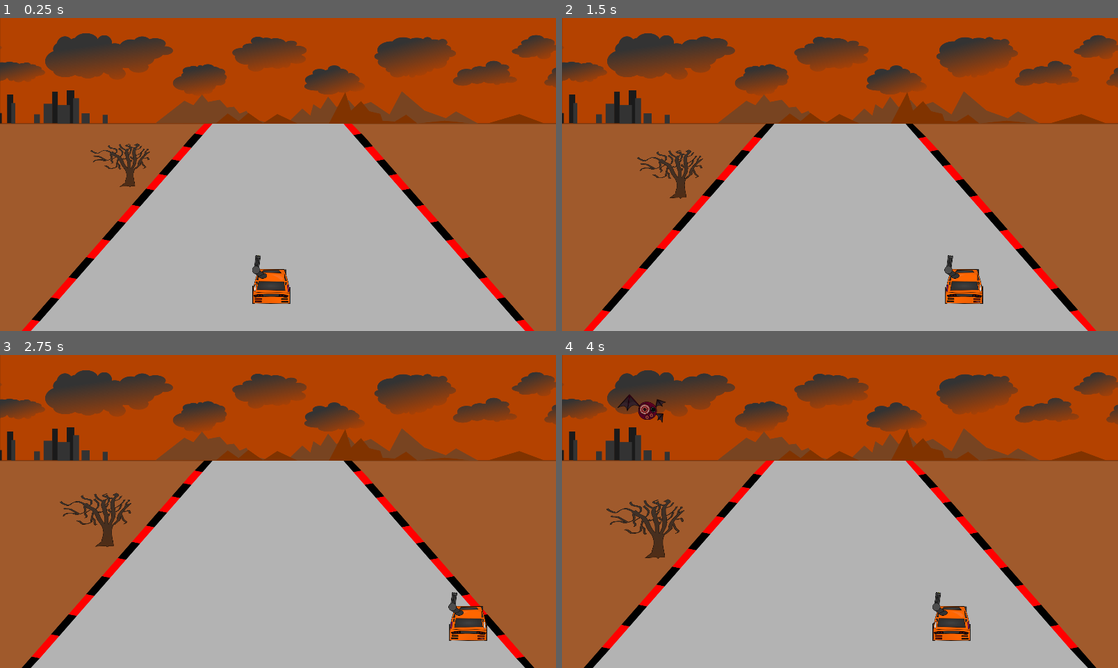
Above: before the commit, frames 1-4 (two rows, left to right).
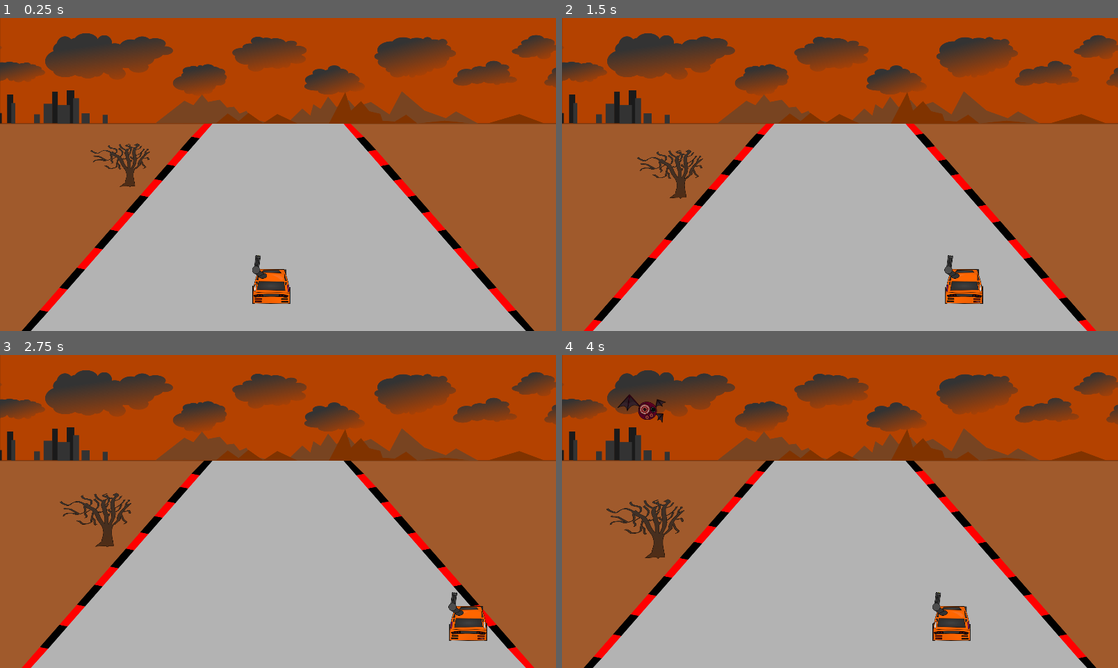
Above: after the commit, the same moments.

Repository: adambraude/LD47
Game: Godot game, scene res://Main.tscn
The game is run twice, just before and just after one commit, with the same random seed, the same clock (stepped at 60 frames per second) and the same inputs.
Inputs:
- Up to frame 1 (0.25 s): no input
- Up to frame 2 (1.5 s): hold Right (ui_right) 0.53-1.28 s; hold Down (ui_down) from 1.28 s (still down)
- Up to frame 3 (2.75 s): release Down (ui_down) at 2.03 s; hold Right (ui_right) from 2.03 s (still down)
- Up to frame 4 (4 s): release Right (ui_right) at 2.78 s; hold Up (ui_up) 2.78-3.53 s; hold Left (ui_left) from 3.53 s (still down)

The runs differ from the first frame. In frame 1, 1.1% of the frame differs, in the area x 3-97%, y 33-100%; in frame 2, 1.4%; in frame 3, 1.1%; in frame 4, 1.4%, in the area x 5-95%, y 33-100%.

Commit message:
Moved all enemy spawn logic into EnemySpawn. Main no longer references enemies

Diff:
--- a/EnemySpawner.gd
+++ b/EnemySpawner.gd
@@ -1,5 +1,6 @@
 extends Node
 
+export (PackedScene) var BatEnemy
 
 # Declare member variables here. Examples:
 var SPAWNXLEFT = 225
@@ -18,6 +19,10 @@
 func _ready():
 	pass # Replace with function body.
 
+# Handles spawning in enemies on what time
+func run():
+	pass
+
 func getSpawn():
 	# Find a spawning location that is allowed by the bat
 	spawn.x = (randf()*spawnWidth + SPAWNXLEFT)
@@ -27,3 +32,20 @@
 # Called every frame. 'delta' is the elapsed time since the previous frame.
 #func _process(delta):
 #	pass
+
+
+func _on_StartTimer_timeout():
+	$MobTimer.start()
+
+
+func _on_MobTimer_timeout():
+	# Add a new Bat instance
+	var bat = BatEnemy.instance()
+	add_child(bat)
+
+	# Find a spawning location that is allowed by the bat
+	var spawn = getSpawn()
+
+	# set location to viable location
+	bat.position.x = spawn.x
+	bat.position.y = spawn.y
--- a/Game.tscn
+++ b/Game.tscn
@@ -13,7 +13,7 @@
 [node name="Background" parent="." instance=ExtResource( 3 )]
 
 [node name="Road" parent="Background" index="2"]
-frame = 2
+frame = 1
 
 [node name="Player" parent="." instance=ExtResource( 1 )]
 position = Vector2( 866.523, 839.91 )
--- a/Main.gd
+++ b/Main.gd
@@ -1,21 +1,6 @@
 extends Node
 
-export (PackedScene) var BatEnemy
-
-# Declare member variables here. Examples:
-#Choose a spawn location in the acceptable range
-#var spawnxLeft = 150
-#var spawnxRight = 1800
-#var spawnyUp = 50
-#var spawnyDown = 400
-#
-#var spawnWidth = spawnxRight - spawnxLeft
-#var spawnHeight = spawnyDown - spawnyUp
-#
-#var spawn = Vector2()
-#var xLocation
-#var yLocation
-
+# Declare member variables here.
 
 # Called when the node enters the scene tree for the first time.
 func _ready():
@@ -35,20 +20,3 @@
 func new_game():
 	$Player.start($StartPosition.position)
 	$StartTimer.start()
-
-
-func _on_StartTimer_timeout():
-	$MobTimer.start()
-
-
-func _on_MobTimer_timeout():
-	# Add a new Bat instance
-	var bat = BatEnemy.instance()
-	add_child(bat)
-
-	# Find a spawning location that is allowed by the bat
-	var spawn = $EnemySpawner.getSpawn()
-
-	# set location to viable location
-	bat.position.x = spawn.x
-	bat.position.y = spawn.y
--- a/Main.tscn
+++ b/Main.tscn
@@ -8,12 +8,11 @@
 
 [node name="Main" type="Node"]
 script = ExtResource( 4 )
-BatEnemy = ExtResource( 3 )
 
 [node name="Background" parent="." instance=ExtResource( 1 )]
 
 [node name="Road" parent="Background" index="2"]
-frame = 1
+frame = 2
 
 [node name="MobTimer" type="Timer" parent="."]
 wait_time = 2.0
@@ -30,8 +29,14 @@
 rotation = 0.00878105
 
 [node name="EnemySpawner" parent="." instance=ExtResource( 5 )]
+BatEnemy = ExtResource( 3 )
+
+[node name="MobTimer" type="Timer" parent="EnemySpawner"]
+wait_time = 2.0
 [connection signal="timeout" from="MobTimer" to="." method="_on_MobTimer_timeout"]
 [connection signal="timeout" from="StartTimer" to="." method="_on_StartTimer_timeout"]
+[connection signal="timeout" from="StartTimer" to="EnemySpawner" method="_on_StartTimer_timeout"]
 [connection signal="hit" from="Player" to="." method="game_over"]
+[connection signal="timeout" from="EnemySpawner/MobTimer" to="EnemySpawner" method="_on_MobTimer_timeout"]
 
 [editable path="Background"]
